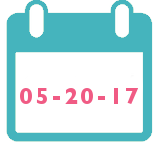
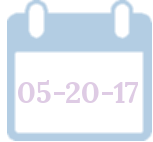
Comparing the layer stacks of the two 153 x 142 images. Changes:
renamed "Pasted Layer" to "Logo", painted on it over 7, 0, 152, 141
painted on "05-20-17" over 18, 80, 138, 104
painted on "save-the-date.png" over 6, 0, 153, 142
